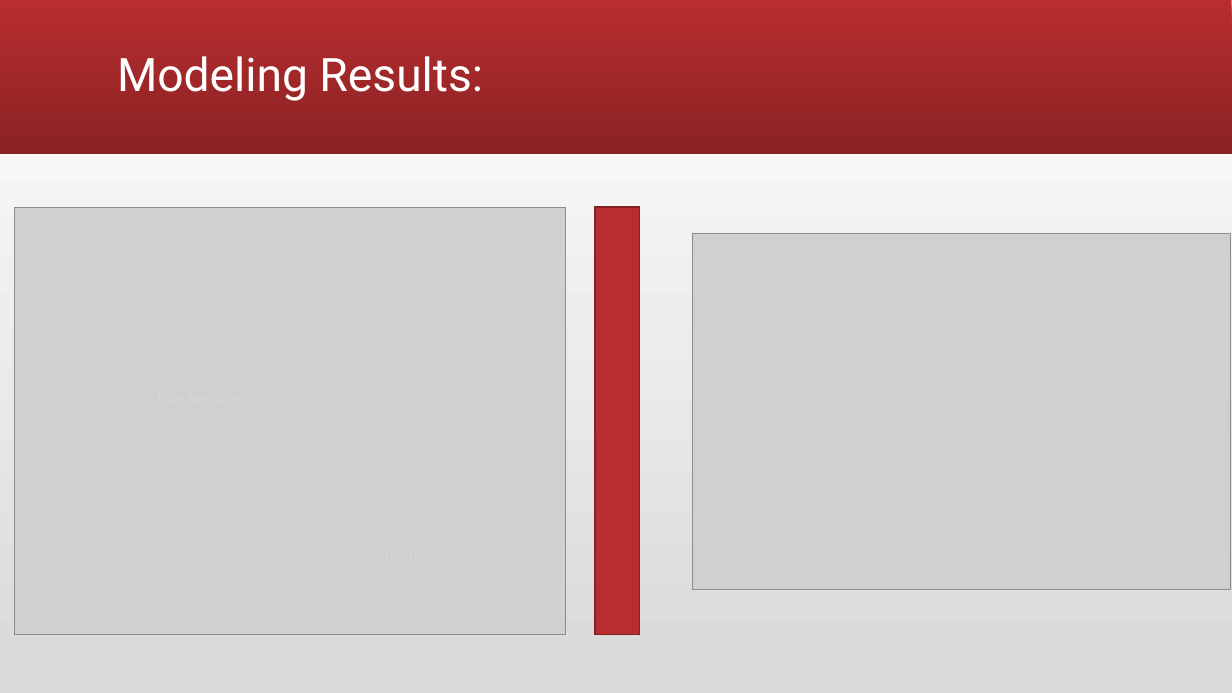
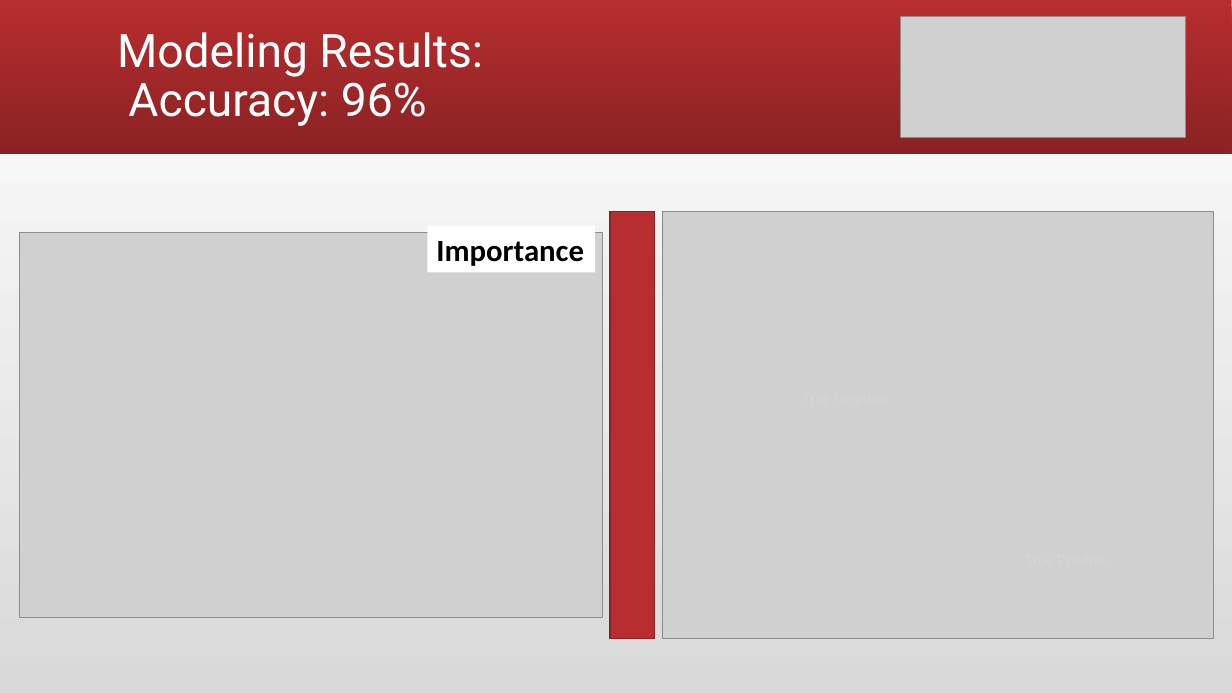
Before and after one commit to andiosika/Binomial-Classification-Ranom-Forest-hyper-imbalance, a slide deck: slide 8 of Covid19Preso.pptx (slide 7 before the commit). Drawn at 1232x693 pixels with LibreOffice and Linux fonts; fonts in the diff are those of the drawing; grey boxes stand for pictures. Boxes give left, top, right and bottom in pixels: in the first picture for what was removed or moved away, otherwise in the second. Text is boxed around its words. In the diff, an @@ line names an element or a change of style, - is before the commit and + after.

```diff
--- a/Covid19Preso.pptx
+++ b/Covid19Preso.pptx
@@ picture added at (901,17,1186,138) @@
@@ title at (117,32,483,126): text changed @@
-Modeling Results:
+Modeling Results:
+Accuracy: 96%
@@ picture: place and size @@
-picture at (693,234,1231,590)
+picture at (20,233,604,618)
@@ rectangle added at (427,226,595,272), fill #FFFFFF, 24 pt, text #000000, bold @@
+Importance
@@ rectangle: place and size @@
-rectangle at (595,207,640,634)
+rectangle at (610,212,654,639)
@@ picture: place and size @@
-picture at (15,207,566,634)
+picture at (663,212,1214,639)
```
Also in this commit, not shown: 2 other slides changed, 3 other files.
